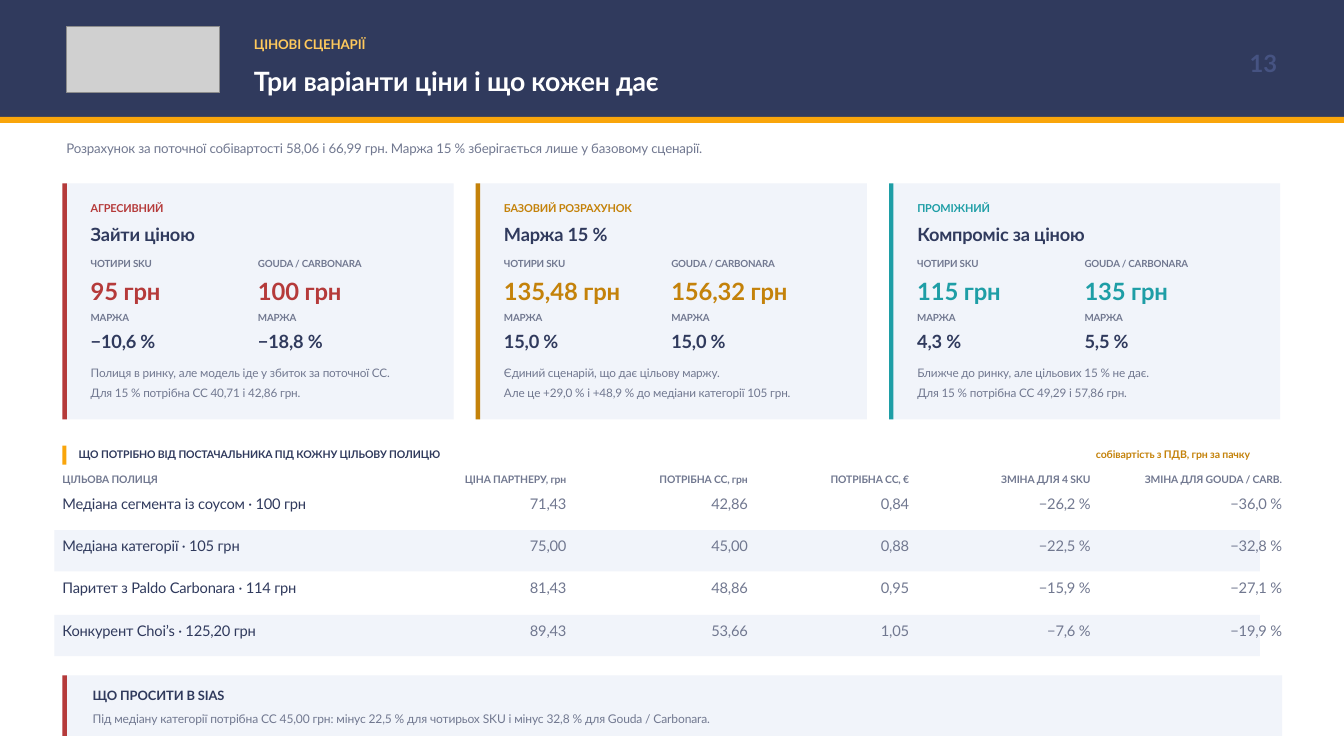
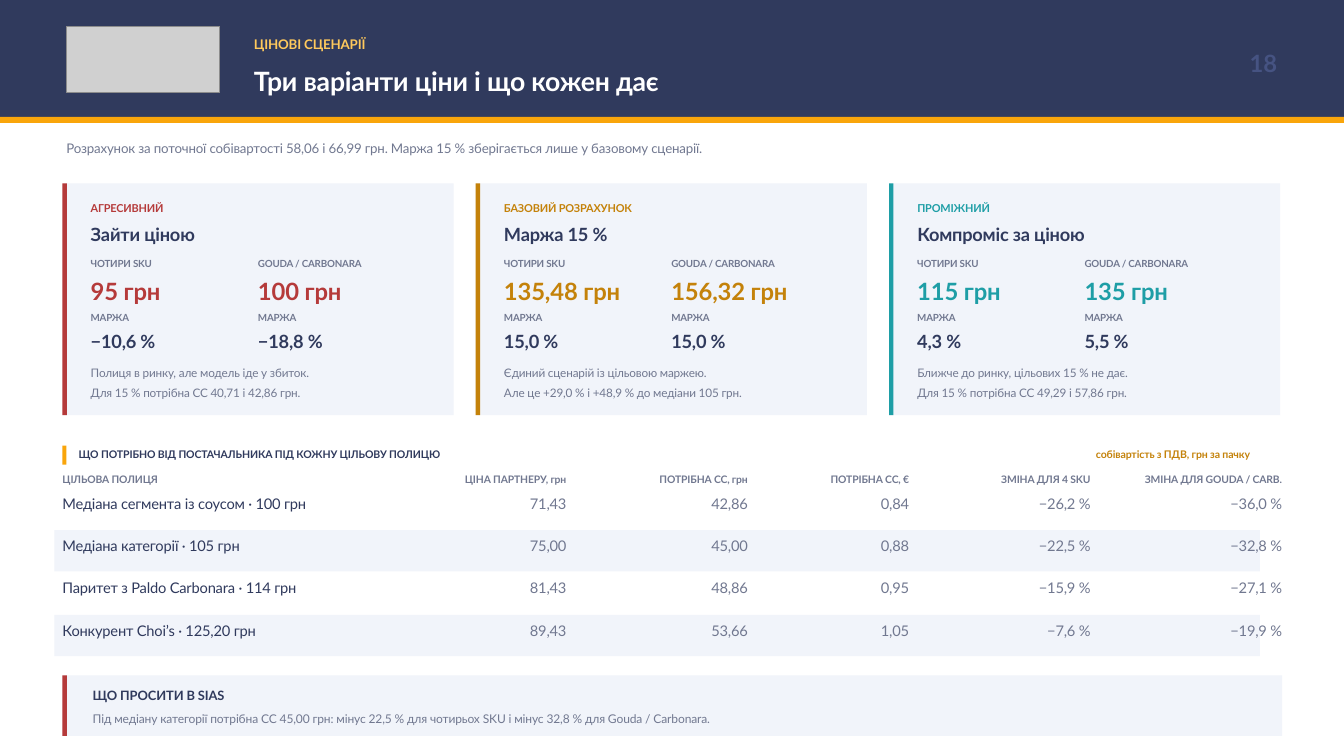
Before and after one commit to IllyaChaplygin/Chaplygin-Illya, a slide deck: slide 18 of Korean_Ramen_Ukraine_EXEC.pptx (slide 13 before the commit). Drawn at 1344x756 pixels with LibreOffice and Linux fonts; fonts in the diff are those of the drawing; grey boxes stand for pictures. Boxes give left, top, right and bottom in pixels: in the first picture for what was removed or moved away, otherwise in the second. Text is boxed around its words. In the diff, an @@ line names an element or a change of style, - is before the commit and + after.

```diff
--- a/Korean_Ramen_Ukraine_EXEC.pptx
+++ b/Korean_Ramen_Ukraine_EXEC.pptx
@@ rectangle: place and size @@
-rectangle at box(63, 184, 454, 419)
+rectangle at box(63, 184, 454, 415)
@@ rectangle: place and size @@
-rectangle at box(63, 184, 67, 419)
+rectangle at box(63, 184, 67, 415)
@@ rectangle: place and size @@
-rectangle at box(476, 184, 867, 419)
+rectangle at box(476, 184, 867, 415)
@@ rectangle: place and size @@
-rectangle at box(476, 184, 480, 419)
+rectangle at box(476, 184, 480, 415)
@@ rectangle: place and size @@
-rectangle at box(889, 184, 1280, 419)
+rectangle at box(889, 184, 1280, 415)
@@ rectangle: place and size @@
-rectangle at box(889, 184, 893, 419)
+rectangle at box(889, 184, 893, 415)
@@ text at box(91, 368, 309, 379): text changed @@
-Полиця в ринку, але модель іде у збиток за поточної СС.
+Полиця в ринку, але модель іде у збиток.
@@ text at box(504, 368, 742, 399): text changed @@
-Єдиний сценарій, що дає цільову маржу.
-Але це +29,0 % і +48,9 % до медіани категорії 105 грн.
+Єдиний сценарій із цільовою маржею.
+Але це +29,0 % і +48,9 % до медіани 105 грн.
@@ text at box(917, 368, 1128, 379): text changed @@
-Ближче до ринку, але цільових 15 % не дає.
+Ближче до ринку, цільових 15 % не дає.
```
Also in this commit, not shown: 5 other slides changed, 10 slides added, 6 slides removed, 1 other file.
